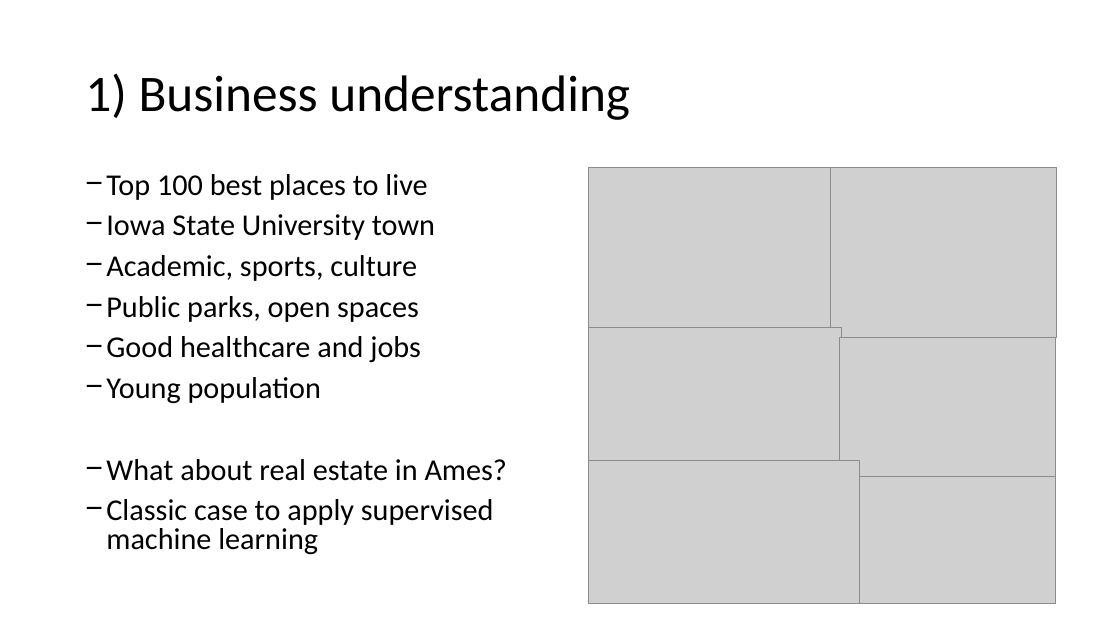
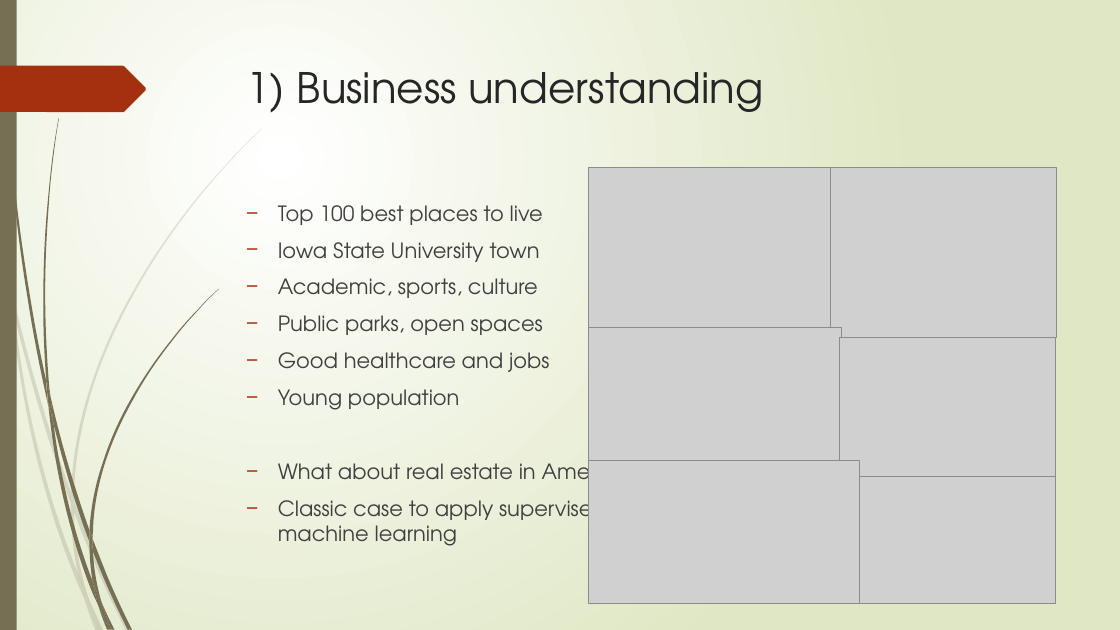
Before and after one commit to supasham/NYCDSA-MachineLearningProject, a slide deck: slide 3 of Applying ML to House Prices in Ames - Shameer Sukha - Feb 2021.pptx. Drawn at 1120x630 pixels with LibreOffice and Linux fonts; fonts in the diff are those of the drawing; grey boxes stand for pictures. Boxes give left, top, right and bottom in pixels: in the first picture for what was removed or moved away, otherwise in the second. Text is boxed around its words. In the diff, an @@ line names an element or a change of style, - is before the commit and + after.

Commit message:
Finished Machine Learning, Powerpoint, Feature Importance and final EDA

```diff
--- a/Applying ML to House Prices in Ames - Shameer Sukha - Feb 2021.pptx
+++ b/Applying ML to House Prices in Ames - Shameer Sukha - Feb 2021.pptx
@@ background #FFFFFF to gradient #FFFFFF to #DFE8C4 @@
@@ rectangle added at (x1=0, y1=0, x2=17, y2=630), fill #766F54 @@
@@ title "1) Business understanding" moved from (x1=85, y1=73, x2=630, y2=120) to (x1=247, y1=72, x2=763, y2=112) @@
@@ title "1) Business understanding" at (x1=247, y1=72, x2=763, y2=112): size 44 to 36 pt, font Calibri to TeX Gyre Adventor, text colour #000000 to #262626; line spacing 0.9 to 1; vertical alignment middle to top @@
@@ freeform shape added at (x1=0, y1=66, x2=146, y2=112), fill #A53010 @@
@@ text "Top 100 best places to ..." moved from (x1=106, y1=174, x2=507, y2=555) to (x1=278, y1=205, x2=611, y2=546) @@
@@ text "Top 100 best places to ..." at (x1=278, y1=205, x2=611, y2=546): size 25.9 to 18 pt, font Calibri to TeX Gyre Adventor, text colour #000000 to #404040; indent changed; line spacing 0.8 to 1 @@
@@ group added at (x1=0, y1=129, x2=262, y2=630): 10 freeform shapes @@
@@ group added at (x1=3, y1=0, x2=218, y2=630): 12 freeform shapes @@
```
Also in this commit, not shown: 6 other slides changed, 10 slides added, 2 other files.
